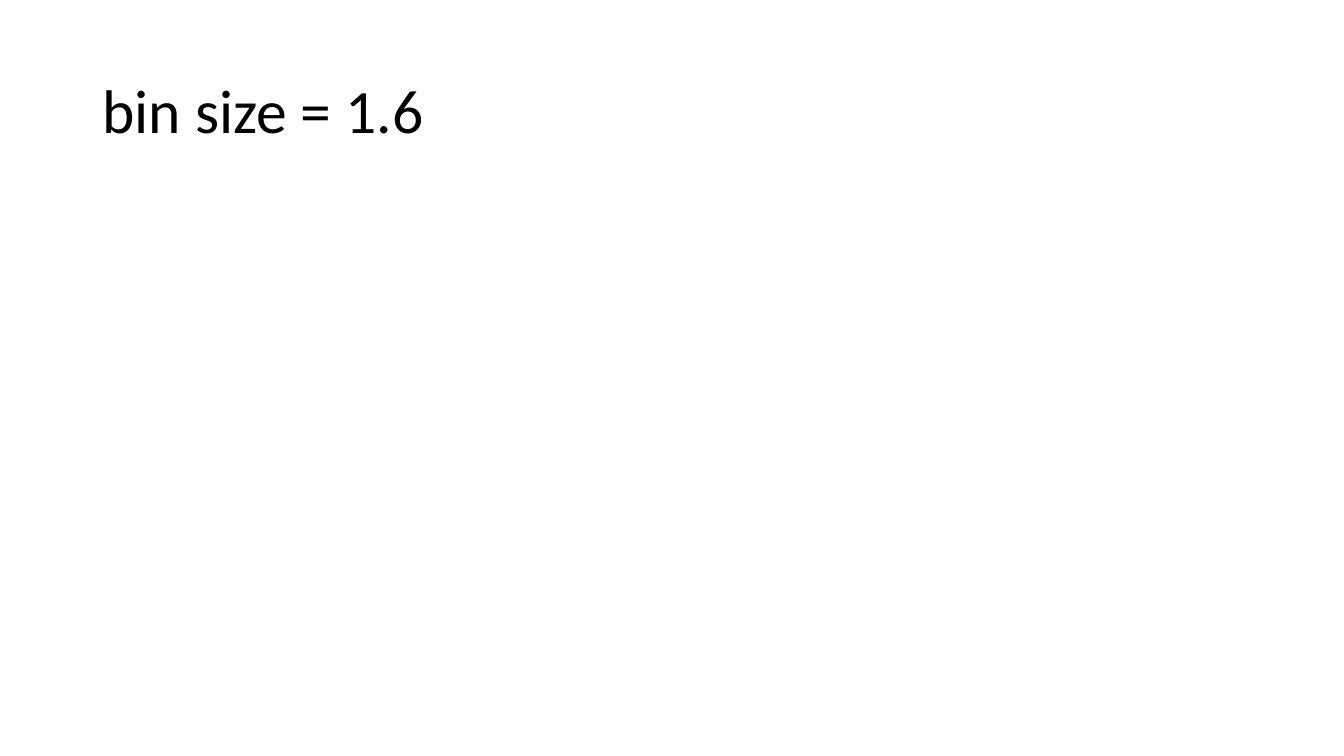
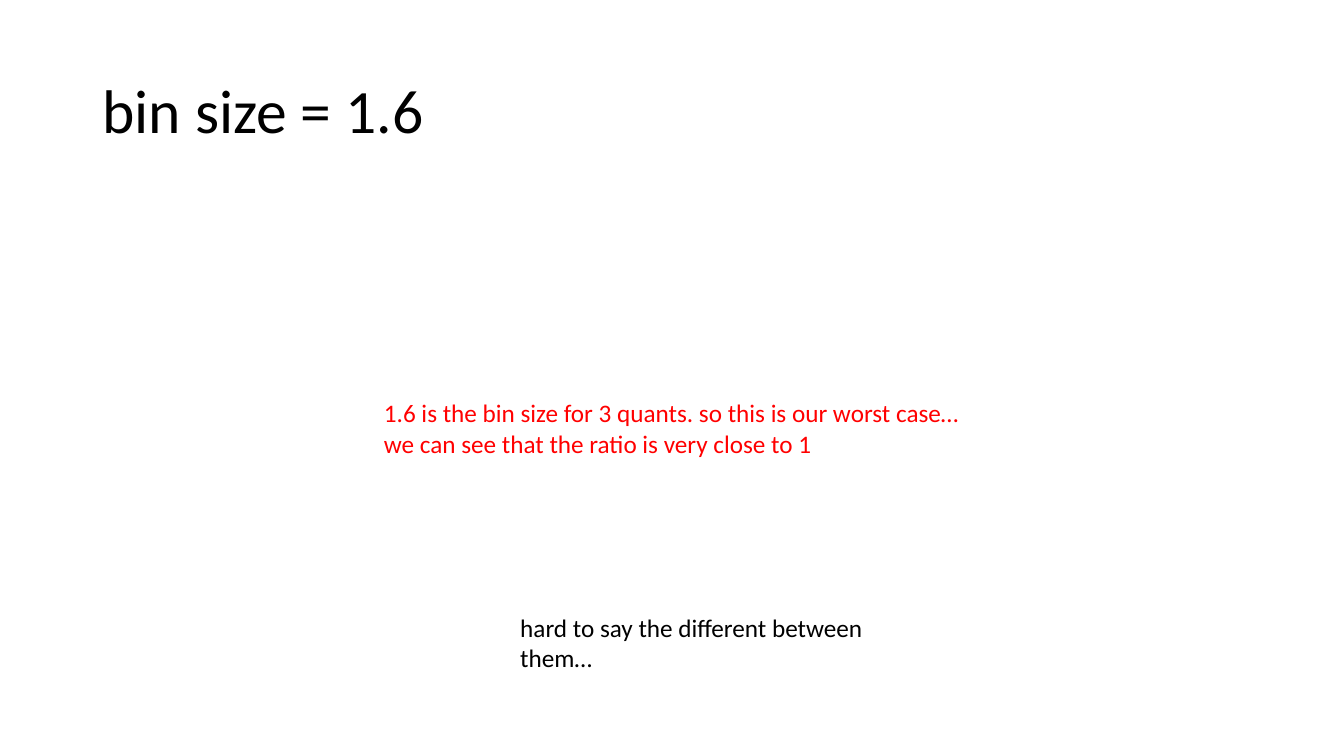
Before and after one commit to lisrael1/quants, a slide deck: slide 4 of code/results/how using dither impacts the MSE.pptx (slide 5 before the commit). Drawn at 1344x756 pixels with LibreOffice and Linux fonts; fonts in the diff are those of the drawing; background and template pictures are left out. Boxes give left, top, right and bottom in pixels: in the first picture for what was removed or moved away, otherwise in the second. Text is boxed around its words. In the diff, an @@ line names an element or a change of style, - is before the commit and + after.

```diff
--- a/code/results/how using dither impacts the MSE.pptx
+++ b/code/results/how using dither impacts the MSE.pptx
@@ text added at [384, 404, 958, 457], 18 pt, text #FF0000 @@
+1.6 is the bin size for 3 quants. so this is our worst case…
+we can see that the ratio is very close to 1
@@ text added at [520, 619, 862, 667], 18 pt, text #000000 @@
+hard to say the different between them…
```
Also in this commit, not shown: 3 other slides changed, 2 other files.
